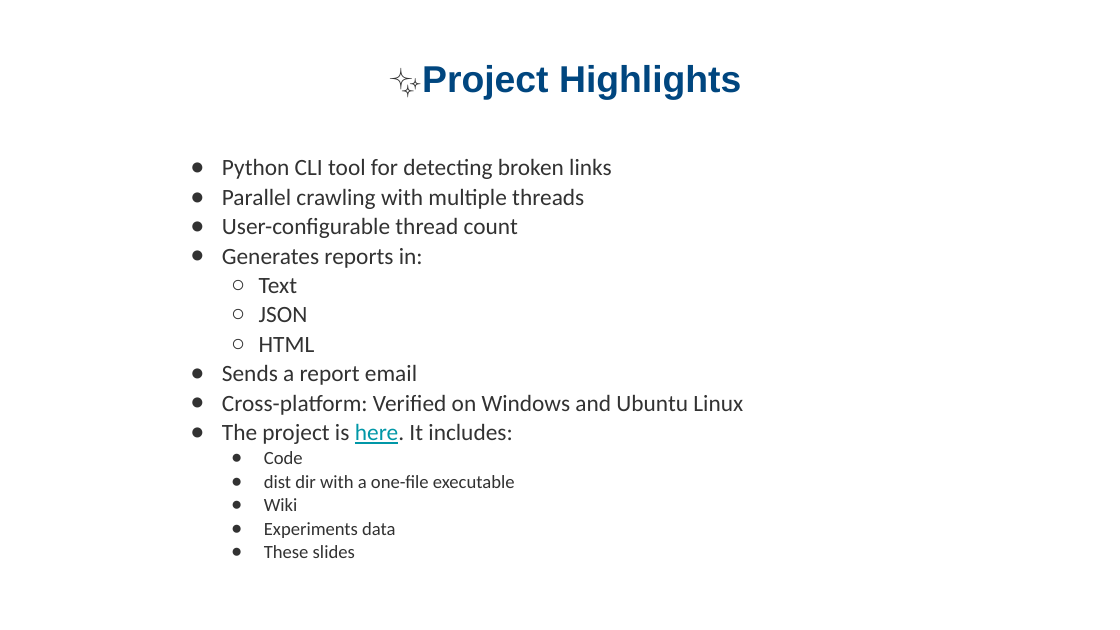
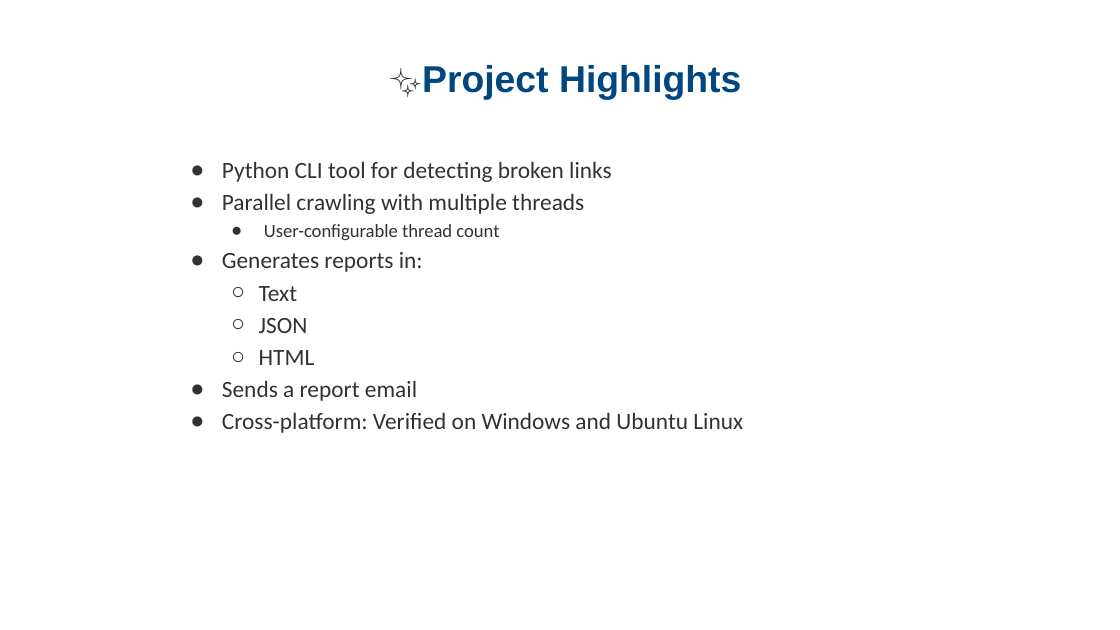
Before and after one commit to yohayonyon/blc, a slide deck: slide 3 of slides/BLC_Project.pptx. Drawn at 1120x630 pixels with LibreOffice and Linux fonts; fonts in the diff are those of the drawing. Boxes give left, top, right and bottom in pixels: in the first picture for what was removed or moved away, otherwise in the second. Text is boxed around its words. In the diff, an @@ line names an element or a change of style, - is before the commit and + after.

```diff
--- a/slides/BLC_Project.pptx
+++ b/slides/BLC_Project.pptx
@@ text "Python CLI tool for detecting ..." at bbox=[222, 161, 743, 433]: size 20 to 16 pt in "User-configurable thread count"; line spacing 1.05 to 1.15; list level 1 to 2 in "User-configurable thread count" @@
@@ text at bbox=[222, 423, 515, 558]: paragraphs removed @@
-● The project is here. It includes:
-  ● Code
-  ● dist dir with a one-file executable
-  ● Wiki
-  ● Experiments data
-  ● These slides
```
Also in this commit, not shown: 1 slide added.
